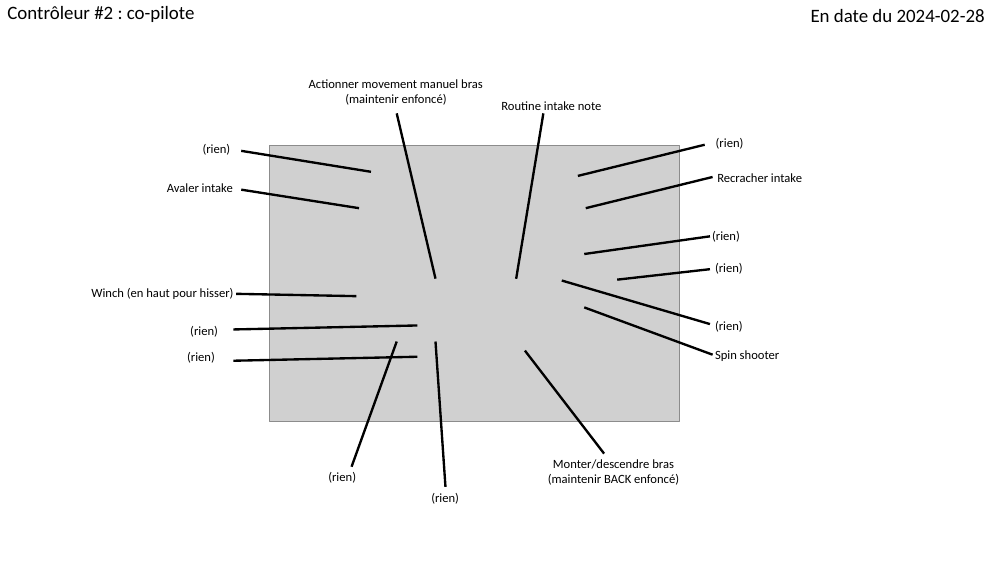
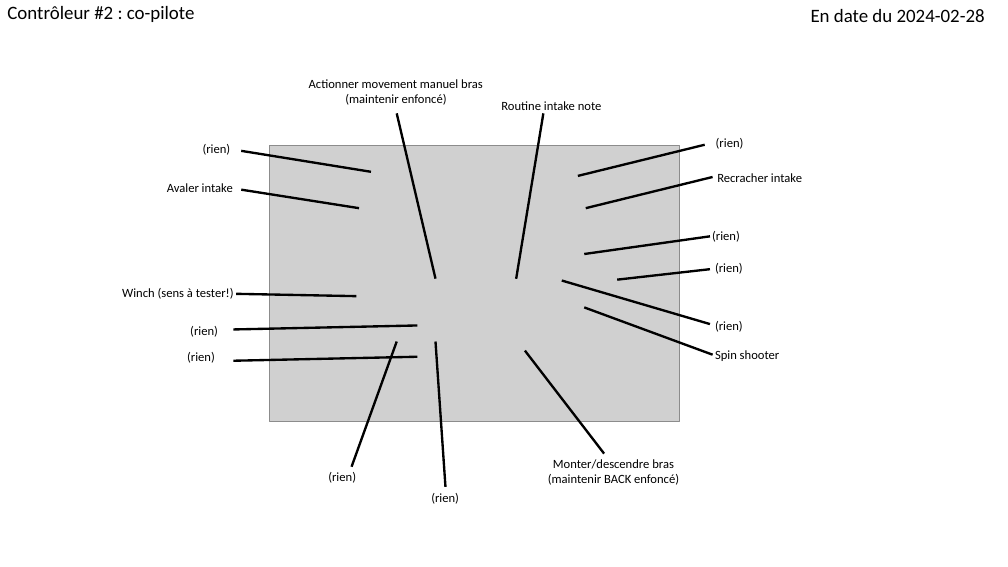
Before and after one commit to Fenix4947-2015/robot2024, a slide deck: slide 2 of contrôles robot 2024.pptx. Drawn at 1008x567 pixels with LibreOffice and Linux fonts; fonts in the diff are those of the drawing; grey boxes stand for pictures. Boxes give left, top, right and bottom in pixels: in the first picture for what was removed or moved away, otherwise in the second. Text is boxed around its words. In the diff, an @@ line names an element or a change of style, - is before the commit and + after.

Commit message:
ppt controles

```diff
--- a/contrôles robot 2024.pptx
+++ b/contrôles robot 2024.pptx
@@ text at box(122, 288, 234, 299): text changed @@
-Winch (en haut pour hisser)
+Winch (sens à tester!)
```
